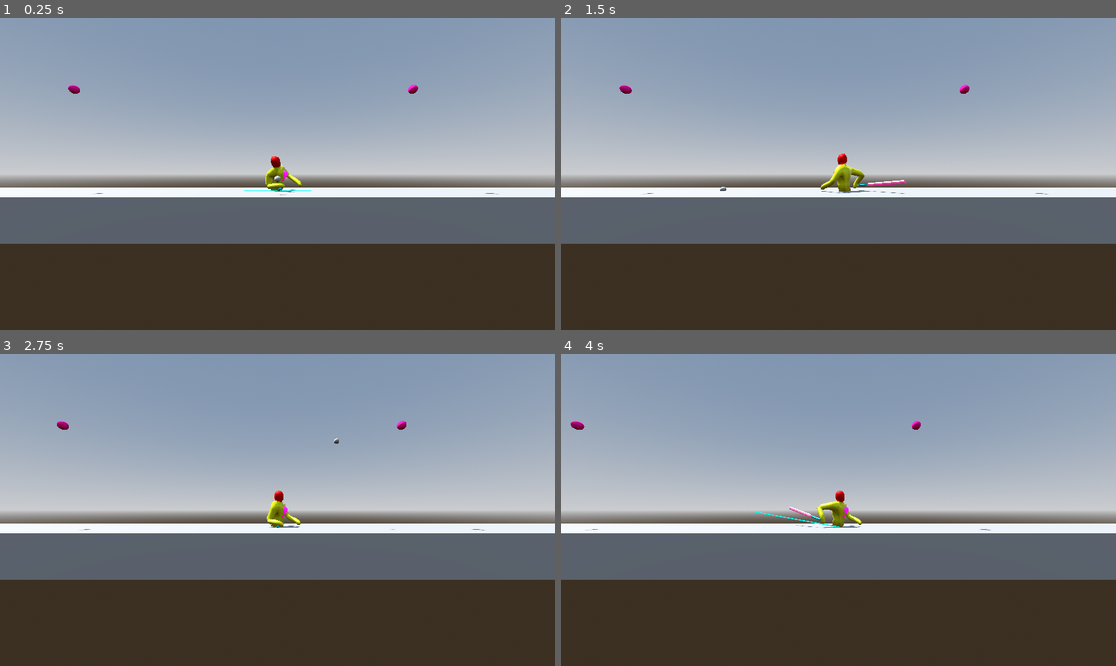
Above: before the commit, frames 1-4 (two rows, left to right).
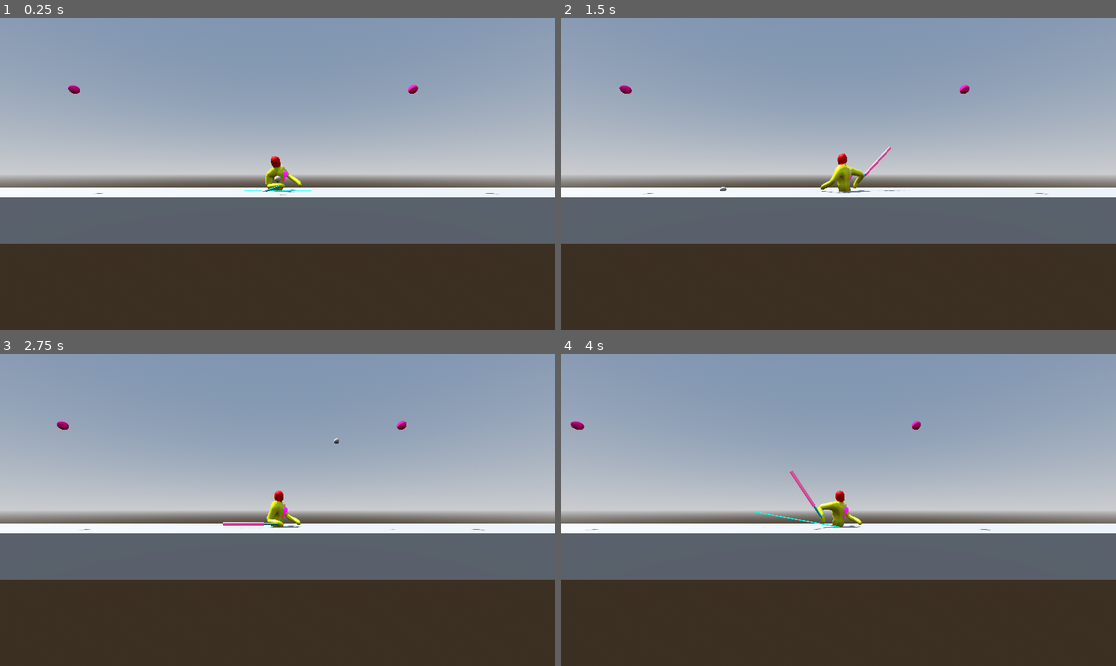
Above: after the commit, the same moments.

Repository: LilGenius03/Legless-Samurai-Project
Game: Godot game, scene res://Scenes/Early Prototype_Tests/legless_samuari_mechanics_test.tscn
The game is run twice, just before and just after one commit, with the same random seed, the same clock (stepped at 60 frames per second) and the same inputs. The project has no main scene, so this scene is started directly.
Inputs (mouse positions are in pixels of both pictures, inside the frame that each line leads up to):
- Up to frame 1 (0.25 s): no input
- Up to frame 2 (1.5 s): move the mouse to (960, 158) at 0.52 s; press the mouse at (960, 158) at 0.53 s; tap Enter at 1.25 s; move the mouse to (727, 189) at 1.27 s; release the mouse at (727, 189) at 1.28 s; click (727, 189) at 1.35 s
- Up to frame 3 (2.75 s): move the mouse to (333, 441) at 2.02 s; hold Right mouse button (Blocking) from 2.03 s (still down); click (333, 441) at 2.3 s
- Up to frame 4 (4 s): move the mouse to (810, 572) at 2.77 s; release Right mouse button (Blocking) at 2.78 s; click (810, 572) at 2.85 s; move the mouse to (1005, 556) at 3.52 s; press the mouse at (1005, 556) at 3.53 s

The runs differ from the first frame. In frame 1, less than 0.1% of the frame differs, in the area x 47-51%, y 53-56%; in frame 2, 0.2%, in the area x 49-63%, y 41-57%; in frame 3, 0.1%; in frame 4, 0.2%.

Commit message:
fuck imported animations in Godot me and my homies hate imported animations always over-writing the rotation of the character

Diff:
--- a/legless-samurai/Scenes/Early Prototype_Tests/Sword_Test.tscn
+++ b/legless-samurai/Scenes/Early Prototype_Tests/Sword_Test_Hit_Box.tscn
@@ -1,4 +1,8 @@
-[gd_scene format=4 uid="uid://b1tcmk5q651rd"]
+[gd_scene format=4 uid="uid://uqysuku1v278"]
+
+[sub_resource type="CylinderShape3D" id="CylinderShape3D_otlyy"]
+height = 1.7780762
+radius = 0.114746094
 
 [sub_resource type="StandardMaterial3D" id="StandardMaterial3D_4w8it"]
 resource_name = "Material.004"
@@ -87,16 +91,8 @@
 blend_shape_mode = 0
 shadow_mesh = SubResource("ArrayMesh_s3ppa")
 
-[sub_resource type="CylinderShape3D" id="CylinderShape3D_otlyy"]
-height = 1.7780762
-radius = 0.114746094
-
-[node name="Sword_Test" type="Node3D" unique_id=1047255989]
+[node name="Sword_HitBox_Test" type="Node3D" unique_id=1047255989]
 transform = Transform3D(1.0000008, 0, 0, 0, 1.0000007, 0, 0, 0, 1.0000011, 0, 0, 0)
-
-[node name="Cylinder" type="MeshInstance3D" parent="." unique_id=272824441]
-transform = Transform3D(0.99999917, -2.9802298e-08, -1.4901149e-08, 0, 0.99999917, 0, 0, -5.960458e-08, 0.9999989, 0, 0, -0.0062604547)
-mesh = SubResource("ArrayMesh_lrl2j")
 
 [node name="Area3D" type="Area3D" parent="." unique_id=1840942859]
 
@@ -104,3 +100,7 @@
 transform = Transform3D(0.999997, -1.4901161e-08, -2.9802322e-08, 1.244247e-06, 1, 0, -1.5869737e-06, -2.9802322e-08, 0.9999999, -4.229696e-08, 0.71594226, -0.009717403)
 shape = SubResource("CylinderShape3D_otlyy")
 debug_color = Color(0.8352941, 0.4745098, 0, 0.78039217)
+
+[node name="Cylinder" type="MeshInstance3D" parent="." unique_id=272824441]
+transform = Transform3D(0.99999917, -2.9802298e-08, -1.4901149e-08, 0, 0.99999917, 0, 0, -5.960458e-08, 0.9999989, 0, 0, -0.0062604547)
+mesh = SubResource("ArrayMesh_lrl2j")
--- a/legless-samurai/Scenes/Early Prototype_Tests/legless_samuari_mechanics_test.tscn
+++ b/legless-samurai/Scenes/Early Prototype_Tests/legless_samuari_mechanics_test.tscn
@@ -30,6 +30,10 @@
 
 [node name="Legless Samuari Mechanics_Test" type="Node3D" unique_id=513799604]
 
+[node name="Legless Samurai_Test" parent="." unique_id=1914336409 node_paths=PackedStringArray("aim_target", "aim_debug_marker") instance=ExtResource("1_c5do3")]
+aim_target = NodePath("../Aim_Target")
+aim_debug_marker = NodePath("../AimDebugMarker")
+
 [node name="WorldEnvironment" type="WorldEnvironment" parent="." unique_id=561646846]
 environment = SubResource("Environment_dxvq0")
 
@@ -42,10 +46,6 @@
 script = ExtResource("1_fqxi8")
 player_target = NodePath("../Legless Samurai_Test")
 smooth_speed = 10.0
-
-[node name="Legless Samurai_Test" parent="." unique_id=1914336409 node_paths=PackedStringArray("aim_target", "aim_debug_marker") instance=ExtResource("1_c5do3")]
-aim_target = NodePath("../Aim_Target")
-aim_debug_marker = NodePath("../AimDebugMarker")
 
 [node name="Ground_Test" type="MeshInstance3D" parent="." unique_id=1064597318]
 transform = Transform3D(3.231, 0, 0, 0, 1, 0, 0, 0, 100, 0, -0.5, 3)
--- a/legless-samurai/Scenes/Early Prototype_Tests/legless_samurai_test.tscn
+++ b/legless-samurai/Scenes/Early Prototype_Tests/legless_samurai_test.tscn
@@ -1,10 +1,10 @@
 [gd_scene format=4 uid="uid://dg7hhrx48j2u3"]
 
-[ext_resource type="PackedScene" uid="uid://b1tcmk5q651rd" path="res://Scenes/Early Prototype_Tests/Sword_Test.tscn" id="1_2ph7n"]
 [ext_resource type="Script" uid="uid://ch684cujk0plr" path="res://Scripts/Character_Gameplay/Character_Movement.gd" id="1_601p8"]
 [ext_resource type="Animation" uid="uid://bk1g5bh7go88p" path="res://Assets/ProtoType_Test_Assets/Animation_Tests/Aiming_Right_Animation_Test.anim" id="1_ybi1u"]
 [ext_resource type="Animation" uid="uid://ooot445m48se" path="res://Assets/ProtoType_Test_Assets/Animation_Tests/Idle_Animation_Test.anim" id="3_601p8"]
 [ext_resource type="Animation" uid="uid://gvxiga7vl2im" path="res://Assets/ProtoType_Test_Assets/Animation_Tests/Slicing_Test.anim" id="4_ybi1u"]
+[ext_resource type="PackedScene" uid="uid://uqysuku1v278" path="res://Scenes/Early Prototype_Tests/Sword_Test_Hit_Box.tscn" id="5_ybi1u"]
 
 [sub_resource type="CapsuleShape3D" id="CapsuleShape3D_2ph7n"]
 radius = 0.2607422
@@ -69,7 +69,7 @@
 "states/Stun Animation/node" = SubResource("AnimationNodeAnimation_eyw3n")
 "states/Stun Animation/position" = Vector2(868.03894, 9.348248)
 transitions = ["Start", "Idle Animation Test", SubResource("AnimationNodeStateMachineTransition_uyxm2"), "Idle Animatio …(422 unchanged characters)…
-graph_offset = Vector2(312.3578, -49.874268)
+graph_offset = Vector2(30.357788, -53.751373)
 
 [sub_resource type="StandardMaterial3D" id="StandardMaterial3D_mqunu"]
 resource_name = "Material.002"
@@ -309,99 +309,99 @@
 bones/0/parent = -1
 bones/0/rest = Transform3D(-0.8137337, 1.4182812e-08, 0.581238, -0.5812379, 3.1417926e-08, -0.8137337, -2.9802322e-08, -0.99999994, -1.7322238e-08, -0.94756246, 0.015861988, 5.5296323e-07)
 bones/0/enabled = true
-bones/0/position = Vector3(-0.94756246, 0.015861988, 5.5296323e-07)
-bones/0/rotation = Quaternion(-0.21579291, 0.67337465, -0.6733747, 0.21579291)
+bones/0/position = Vector3(-0.3100363, 0.2797943, 0.049951773)
+bones/0/rotation = Quaternion(-0.01991772, 0.57434154, -0.730717, 0.368494)
 bones/0/scale = Vector3(1, 0.99999994, 1)
 bones/1/name = "Lower Arm.L.001"
 bones/1/parent = -1
 bones/1/rest = Transform3D(-0.8137337, -1.4182812e-08, -0.581238, 0.5812379, 3.1417926e-08, -0.8137337, 2.9802322e-08, -0.99999994, -1.7322238e-08, 0.94756246, 0.015861988, 5.5296323e-07)
 bones/1/enabled = true
-bones/1/position = Vector3(0.94756246, 0.015861988, 5.5296323e-07)
-bones/1/rotation = Quaternion(0.21579291, 0.67337465, -0.6733747, -0.21579291)
+bones/1/position = Vector3(0.13426471, 0.13799621, 0.62068784)
+bones/1/rotation = Quaternion(0.37355363, 0.705674, -0.6003814, -0.04499148)
 bones/1/scale = Vector3(1, 0.99999994, 1)
 bones/2/name = "Lower Torso"
 bones/2/parent = -1
 bones/2/rest = Transform3D(5.9604645e-07, 0, -1, 0, 1, 0, 1, 0, 5.9604645e-07, 0, 1.8626451e-09, 0)
 bones/2/enabled = true
-bones/2/position = Vector3(0, 1.8626451e-09, 0)
-bones/2/rotation = Quaternion(0, -0.70710653, 0, 0.707107)
+bones/2/position = Vector3(0.1828348, 0, 0.0025572483)
+bones/2/rotation = Quaternion(0, -0.858251, 0, 0.5132304)
 bones/2/scale = Vector3(1, 1, 1)
 bones/3/name = "Upper Torso"
 bones/3/parent = 2
 bones/3/rest = Transform3D(1, 1.6730839e-09, 1.1699588e-07, 8.624329e-11, 0.999887, -0.015035898, -1.1700781e-07, 0.015035898, 0.99988693, 0, 0.39999998, 0)
 bones/3/enabled = true
 bones/3/position = Vector3(0, 0.39999998, 0)
-bones/3/rotation = Quaternion(0.007518162, 5.8502575e-08, -3.9672138e-10, 0.99997175)
+bones/3/rotation = Quaternion(0.04831922, -0.018692778, -0.07986014, 0.9954588)
 bones/3/scale = Vector3(1, 1, 0.99999994)
 bones/4/name = "Neck"
 bones/4/parent = 3
 bones/4/rest = Transform3D(0.9863976, -0.16437663, 0.00020951033, 0.16428731, 0.985902, 0.031731177, -0.0054224203, -0.031265136, 0.9994964, -2.7755576e-17, 0.2649756, 1.7694179e-15)
 bones/4/enabled = true
 bones/4/position = Vector3(-2.7755576e-17, 0.2649756, 1.7694179e-15)
-bones/4/rotation = Quaternion(-0.015804898, 0.0014129732, 0.082457215, 0.99646825)
+bones/4/rotation = Quaternion(-0.045967568, -0.007878972, 0.103545785, 0.9935307)
 bones/4/scale = Vector3(0.99999994, 1, 0.99999994)
 bones/5/name = "Head"
 bones/5/parent = 4
 bones/5/rest = Transform3D(0.9872941, 0.1588981, -0.0013350591, -0.1588981, 0.98715377, -0.016697869, -0.0013353513, 0.016697846, 0.9998597, -1.2123564e-09, 0.10099112, 5.4728844e-10)
 bones/5/enabled = true
 bones/5/position = Vector3(-1.2123564e-09, 0.10099112, 5.4728844e-10)
-bones/5/rotation = Quaternion(0.008375872, 7.337395e-08, -0.07970544, 0.99678326)
+bones/5/rotation = Quaternion(0.0139125865, 0.000274413, -0.070658274, 0.9974036)
 bones/5/scale = Vector3(1, 1, 1)
 bones/6/name = "Shoulder.L"
 bones/6/parent = 3
 bones/6/rest = Transform3D(-1, 1.02149e-06, -2.46634e-07, -5.0340566e-07, -0.671686, -0.7408356, -9.224173e-07, -0.74083555, 0.671686, 2.2165248e-07, 0.20753406, -0.17645068)
 bones/6/enabled = true
-bones/6/position = Vector3(2.2165248e-07, 0.20753406, -0.17645068)
-bones/6/rotation = Quaternion(-3.1967684e-07, -0.4051628, 0.91424453, -4.1698254e-07)
+bones/6/position = Vector3(0.0037751202, 0.27519616, -0.17666681)
+bones/6/rotation = Quaternion(-0.03649836, -0.33777538, 0.9397095, 0.039009135)
 bones/6/scale = Vector3(1, 0.9999997, 0.99999976)
 bones/7/name = "Upper Arm.L"
 bones/7/parent = 6
 bones/7/rest = Transform3D(1, 7.370518e-08, 7.7884444e-08, -7.833204e-08, 0.9981268, 0.061179504, -7.3229295e-08, -0.061179496, 0.9981269, 7.1054274e-14, 0.19102211, -2.9802283e-08)
 bones/7/enabled = true
 bones/7/position = Vector3(7.1054274e-14, 0.19102211, -2.9802283e-08)
-bones/7/rotation = Quaternion(-0.030604083, 3.7796138e-08, -3.8027117e-08, 0.99953157)
+bones/7/rotation = Quaternion(0.109683126, 0.024039978, 0.3365408, 0.93495035)
 bones/7/scale = Vector3(1, 1, 1.0000001)
 bones/8/name = "Lower Arm.L"
 bones/8/parent = 7
 bones/8/rest = Transform3D(1, -2.6171264e-08, 7.676492e-08, 2.3082215e-08, 0.99920094, 0.03996794, -7.774959e-08, -0.03996794, 0.99920094, -7.1054274e-15, 0.35729513, 2.9802376e-08)
 bones/8/enabled = true
 bones/8/position = Vector3(-7.1054274e-15, 0.35729513, 2.9802376e-08)
-bones/8/rotation = Quaternion(-0.019987963, 3.8636344e-08, 1.231583e-08, 0.9998002)
+bones/8/rotation = Quaternion(0.088664174, 0.007514426, 0.48927462, 0.8675786)
 bones/8/scale = Vector3(1, 1, 1)
 bones/9/name = "Hand.L"
 bones/9/parent = 8
 bones/9/rest = Transform3D(1, 6.4700134e-09, 5.453278e-08, -5.858642e-09, 0.99993724, -0.011203632, -5.4601845e-08, 0.011203632, 0.99993724, -4.52971e-14, 0.42841148, 3.632163e-08)
 bones/9/enabled = true
 bones/9/position = Vector3(-4.52971e-14, 0.42841148, 3.632163e-08)
-bones/9/rotation = Quaternion(0.005601904, 2.7284086e-08, -3.0822123e-09, 0.9999843)
+bones/9/rotation = Quaternion(0.18717714, 0.022133641, -0.03999355, 0.9812621)
 bones/9/scale = Vector3(1, 1, 1)
 bones/10/name = "Shoulder.R"
 bones/10/parent = 3
 bones/10/rest = Transform3D(1, 1.6336243e-08, 5.314238e-07, 4.1485652e-07, -0.6491069, -0.7606973, 3.3252388e-07, 0.7606972, -0.649107, -1.0355486e-08, 0.2127458, 0.1701307)
 bones/10/enabled = true
-bones/10/position = Vector3(-1.0355486e-08, 0.2127458, 0.1701307)
-bones/10/rotation = Quaternion(0.9080493, 1.1871404e-07, 2.3785813e-07, 0.4188634)
+bones/10/position = Vector3(0.0037749074, 0.28040776, 0.16991466)
+bones/10/rotation = Quaternion(0.93161917, -0.33338737, 0.0017767247, 0.1446915)
 bones/10/scale = Vector3(1, 1, 1.0000001)
 bones/11/name = "Upper Arm.R"
 bones/11/parent = 10
 bones/11/rest = Transform3D(1, -8.019682e-08, 2.80218e-08, 7.833223e-08, 0.99812675, 0.061179813, -3.2875736e-08, -0.061179813, 0.99812675, -3.5527137e-14, 0.19102202, 1.831868e-14)
 bones/11/enabled = true
 bones/11/position = Vector3(-3.5527137e-14, 0.19102202, 1.831868e-14)
-bones/11/rotation = Quaternion(-0.030604241, 1.5231517e-08, 3.9650836e-08, 0.99953157)
+bones/11/rotation = Quaternion(-0.10718322, -0.033166, -0.33744296, 0.9346359)
 bones/11/scale = Vector3(1, 1, 1)
 bones/12/name = "Lower Arm.R"
 bones/12/parent = 11
 bones/12/rest = Transform3D(1, 2.6171314e-08, -7.6764955e-08, -2.3082265e-08, 0.99920094, 0.03996794, 7.7749625e-08, -0.03996794, 0.99920094, 0, 0.357295, 1.4901214e-08)
 bones/12/enabled = true
 bones/12/position = Vector3(0, 0.357295, 1.4901214e-08)
-bones/12/rotation = Quaternion(-0.019987963, -3.8636358e-08, -1.2315855e-08, 0.9998002)
+bones/12/rotation = Quaternion(-0.35309243, -0.011474665, -0.7013451, 0.6191197)
 bones/12/scale = Vector3(1, 1, 1)
 bones/13/name = "Hand.R"
 bones/13/parent = 12
 bones/13/rest = Transform3D(1, -6.470007e-09, -5.4532748e-08, 5.8586345e-09, 0.9999372, -0.011203676, 5.4601816e-08, 0.0112036755, 0.99993724, -1.9984014e-14, 0.4284114, -8.381853e-09)
 bones/13/enabled = true
 bones/13/position = Vector3(-1.9984014e-14, 0.4284114, -8.381853e-09)
-bones/13/rotation = Quaternion(0.0056019262, -2.728407e-08, 3.082209e-09, 0.9999843)
+bones/13/rotation = Quaternion(0.34330454, -0.21771507, -0.11500004, 0.9063758)
 bones/13/scale = Vector3(1, 0.99999994, 1)
 
 [node name="IK_Target" type="Node3D" parent="Legless Samurai Test_Armature/Skeleton3D" unique_id=1430799571]
@@ -440,17 +440,17 @@
 settings/0/extend_end_bone = false
 
 [node name="ModifierBoneTarget3D" type="ModifierBoneTarget3D" parent="Legless Samurai Test_Armature/Skeleton3D" unique_id=833251395]
-transform = Transform3D(5.595785e-07, -0.88112485, 0.4728837, 4.9398426e-07, -0.47288355, -0.881125, 1, 7.266555e-07, 1.7064627e-07, -1.0505714, 0.0033028722, 8.2498195e-07)
+transform = Transform3D(0.82416826, -0.023265392, 0.5658666, 0.5550036, -0.16577531, -0.81516224, 0.112771735, 0.9858889, -0.12371433, -0.2411708, 0.1779038, 0.04618472)
 bone_name = "Hand.R"
 bone = 13
 
 [node name="BoneAttachment3D" type="BoneAttachment3D" parent="Legless Samurai Test_Armature/Skeleton3D" unique_id=1812903990]
-transform = Transform3D(5.595785e-07, -0.88112485, 0.4728837, 4.9398426e-07, -0.47288355, -0.881125, 1, 7.266555e-07, 1.7064627e-07, -1.0505714, 0.0033028722, 8.2498195e-07)
+transform = Transform3D(0.82416826, -0.023265392, 0.5658666, 0.5550036, -0.16577531, -0.81516224, 0.112771735, 0.9858889, -0.12371433, -0.2411708, 0.1779038, 0.04618472)
 bone_name = "Hand.R"
 bone_idx = 13
 
-[node name="Sword_Test" parent="Legless Samurai Test_Armature/Skeleton3D/BoneAttachment3D" unique_id=1047255989 instance=ExtResource("1_2ph7n")]
-transform = Transform3D(-0.57441014, 0.15727729, 0.80331844, 0.751161, -0.28870606, 0.5936407, 0.32528847, 0.9444128, 0.047694825, -0.012755081, 0.039341584, 0.056943655)
+[node name="Sword_HitBox_Test" parent="Legless Samurai Test_Armature/Skeleton3D/BoneAttachment3D" unique_id=1047255989 instance=ExtResource("5_ybi1u")]
+transform = Transform3D(0.4559062, -0.3479121, 0.8192119, 0.16132961, -0.8728824, -0.46048906, 0.8752847, 0.34210223, -0.34182408, 0.00043261796, -0.0008416362, -0.0010496974)
 
 [node name="Aim_Visual" type="Node3D" parent="." unique_id=211862299]
 
--- a/legless-samurai/Scripts/Character_Gameplay/Character_Movement.gd
+++ b/legless-samurai/Scripts/Character_Gameplay/Character_Movement.gd
@@ -16,6 +16,7 @@
 var facing_direction := 1
 
 const AIM_FLIP_DEAD_ZONE:= 0.05
+var original_visual_rotation_y := 0.0
 
 var launch_direction: Vector3 = Vector3.ZERO
 var launch_speed: float = 0.0
@@ -43,11 +44,13 @@
 @onready var ik_target: Node3D = $"Legless Samurai Test_Armature/Skeleton3D/IK_Target"
 @onready var look_at_modifier: LookAtModifier3D = ($"Legless Samurai Test_Armature/Skeleton3D/LookAtModifier3D")
 @onready var arm_ik: TwoBoneIK3D = ($"Legless Samurai Test_Armature/Skeleton3D/TwoBoneIK3D")
+@onready var visual_root: Node3D = $"Legless Samurai Test_Armature/Skeleton3D"
 
 func _ready() -> void:
 	animation_tree.active = true
 	state_machine.travel("Idle Animation Test")
-	#state_machine.travel("Aiming_Animation_Right")
+	original_visual_rotation_y = visual_root.rotation.y
+
 
 func _physics_process(_delta: float) -> void:
 
@@ -130,8 +133,11 @@
 
 func _flip_facing() -> void:
 	facing_direction *= -1
-	print(global_transform.origin.x)
-	rotation.y += PI
+
+	if facing_direction == 1:
+		visual_root.rotation.y = original_visual_rotation_y
+	else:
+		visual_root.rotation.y = original_visual_rotation_y + PI
 
 
 func _update_ik_target() -> void:
